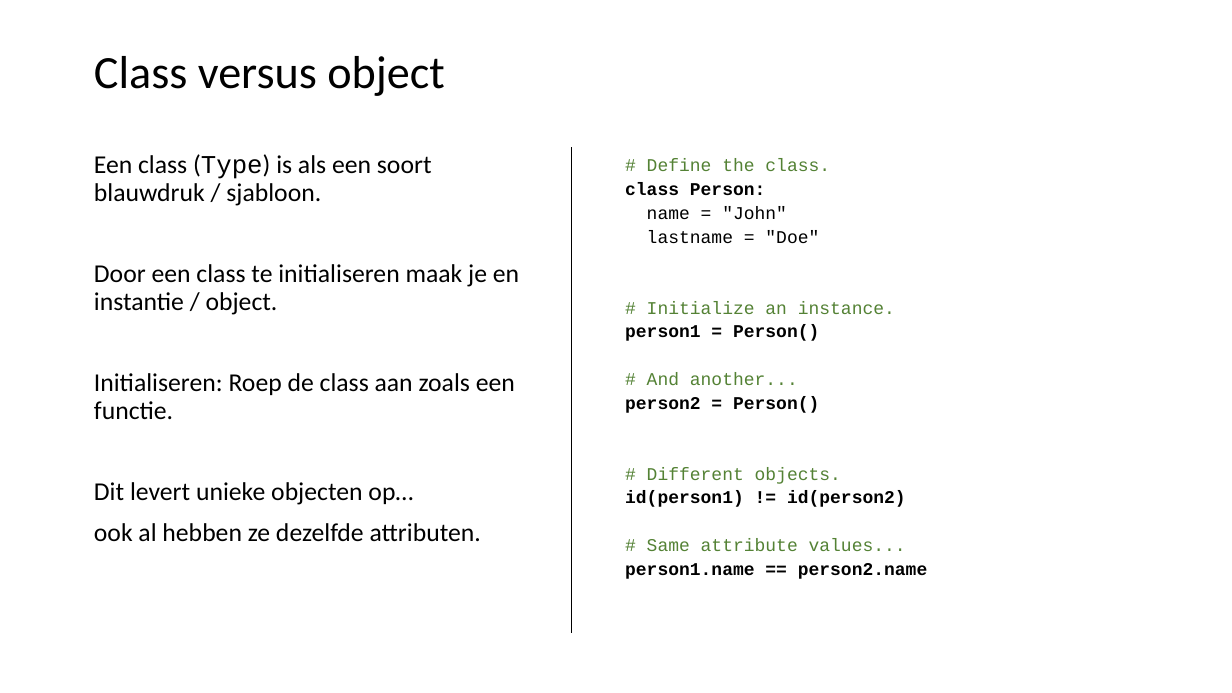
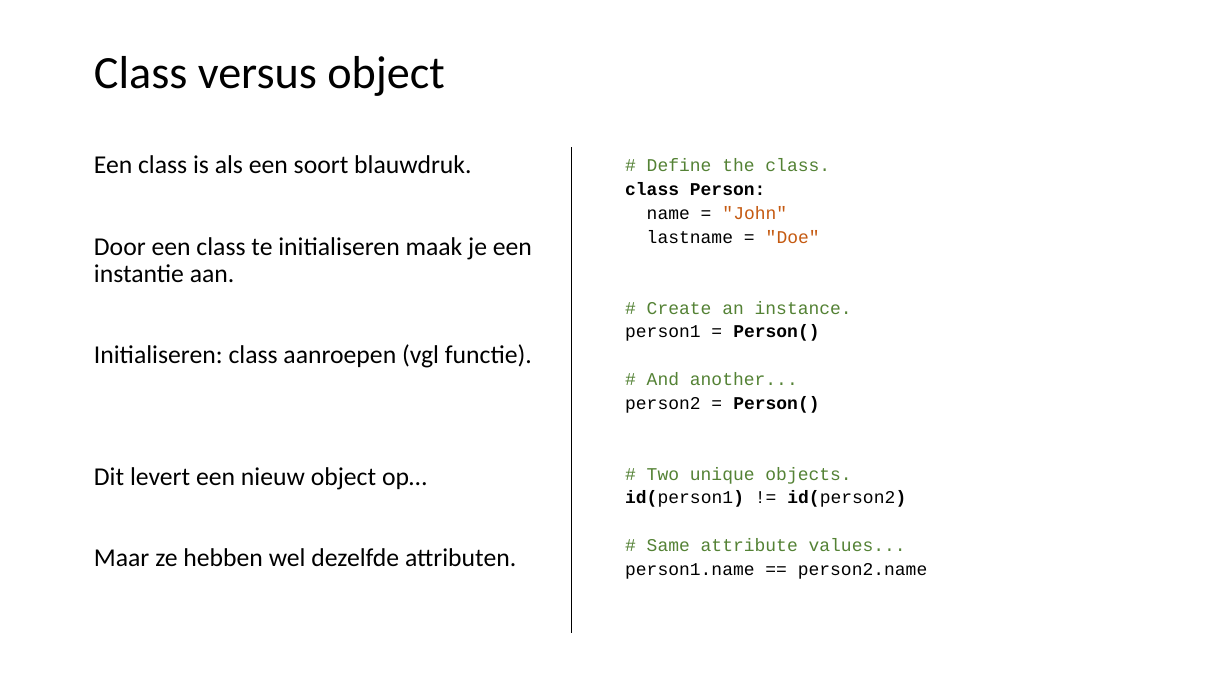
Before and after one commit to LFKoning/knowledge-sharing, a slide deck: slide 53 of python_course/1_basics_classes/python_cursus_1.pptx (slide 50 before the commit). Drawn at 1232x693 pixels with LibreOffice and Linux fonts; fonts in the diff are those of the drawing. Boxes give left, top, right and bottom in pixels: in the first picture for what was removed or moved away, otherwise in the second. Text is boxed around its words. In the diff, an @@ line names an element or a change of style, - is before the commit and + after.

```diff
--- a/python_course/1_basics_classes/python_cursus_1.pptx
+++ b/python_course/1_basics_classes/python_cursus_1.pptx
@@ text at (x1=94, y1=155, x2=532, y2=567): text changed @@
-Een class (Type) is als een soort blauwdruk / sjabloon.
-Door een class te initialiseren maak je en instantie / object.
-Initialiseren: Roep de class aan zoals een functie.
-Dit levert unieke objecten op…
-ook al hebben ze dezelfde attributen.
+Een class is als een soort blauwdruk.
+Door een class te initialiseren maak je een instantie aan.
+Initialiseren: class aanroepen (vgl functie).
+Dit levert een nieuw object op…
+Maar ze hebben wel dezelfde attributen.
@@ text at (x1=625, y1=206, x2=927, y2=579): text colour #000000 to #C55A11 in ""John"", ""Doe""; bold off in "person1 =", "person2 =", "id(person1) != id(person2)", "person1.name == person2.name" @@
@@ text at (x1=647, y1=301, x2=852, y2=314): text changed @@
-# Initialize an instance.
+# Create an instance.
@@ text at (x1=647, y1=467, x2=851, y2=484): text changed @@
-# Different objects.
+# Two unique objects.
```
Also in this commit, not shown: 41 other slides changed, 6 slides added.
